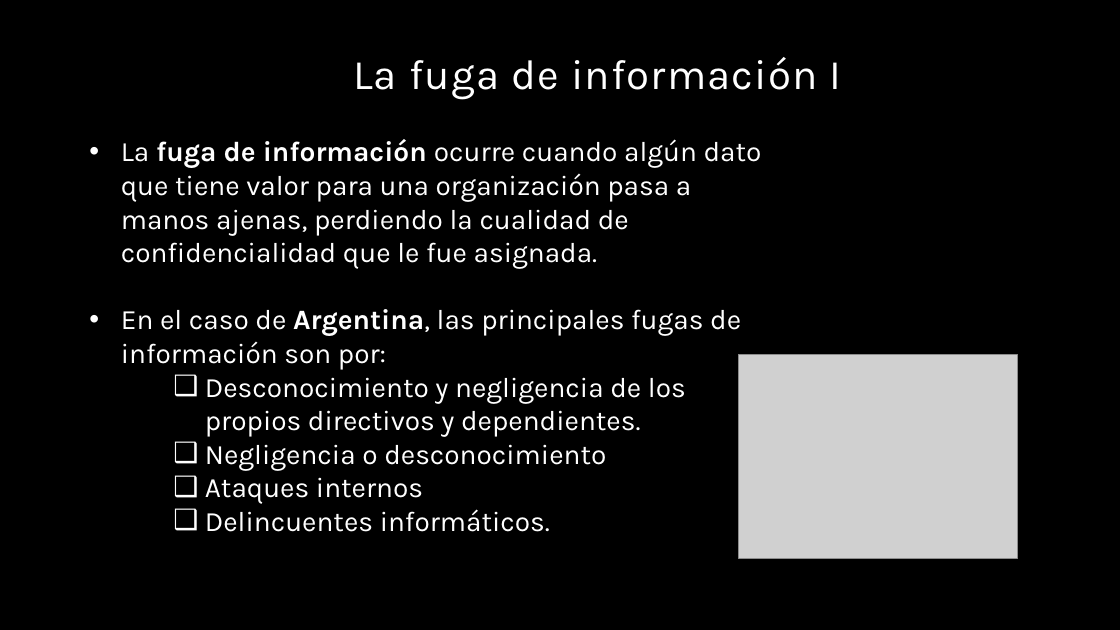
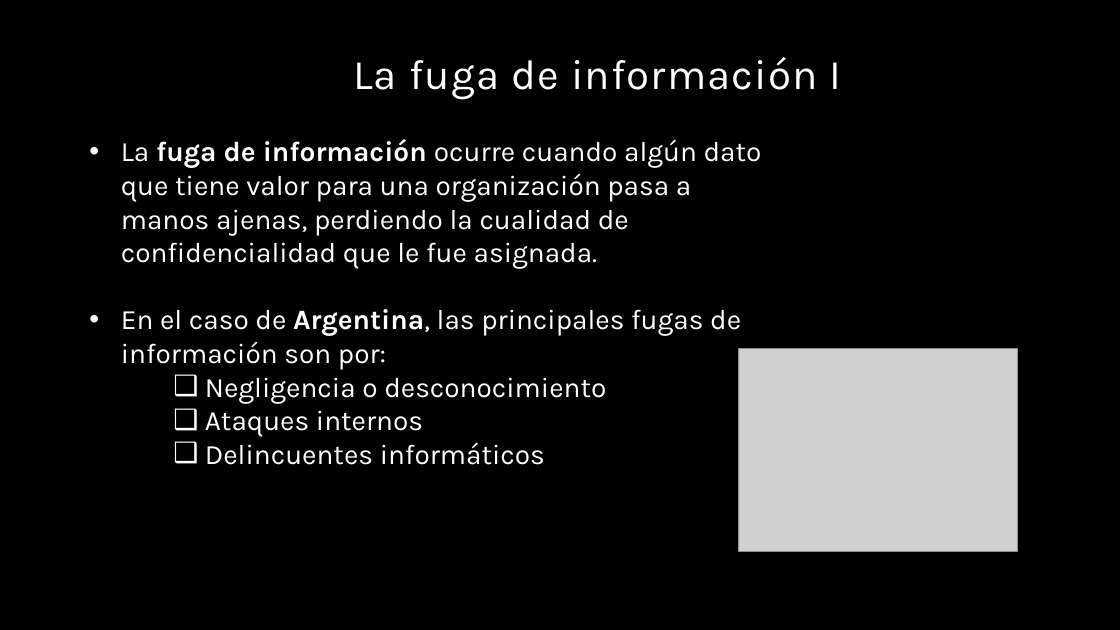
Before and after one commit to miparnisari/implantaciondesistemas, a slide deck: slide 5 of Presentacion/Fuga de Información.pptx. Drawn at 1120x630 pixels with LibreOffice and Linux fonts; fonts in the diff are those of the drawing; grey boxes stand for pictures; background and template pictures are left out. Boxes give left, top, right and bottom in pixels: in the first picture for what was removed or moved away, otherwise in the second. Text is boxed around its words. In the diff, an @@ line names an element or a change of style, - is before the commit and + after.

```diff
--- a/Presentacion/Fuga de Información.pptx
+++ b/Presentacion/Fuga de Información.pptx
@@ picture: place and size @@
-picture at [739, 355, 1017, 558]
+picture at [739, 348, 1017, 551]
@@ text at [205, 377, 686, 437]: paragraph removed @@
-    ❑ Desconocimiento y negligencia de los propios directivos y dependientes.
@@ text at [205, 442, 545, 465]: text changed @@
-    ❑ Delincuentes informáticos.
+    ❑ Delincuentes informáticos
```
Also in this commit, not shown: 8 other slides changed, 1 slide added, 2 slides removed.
